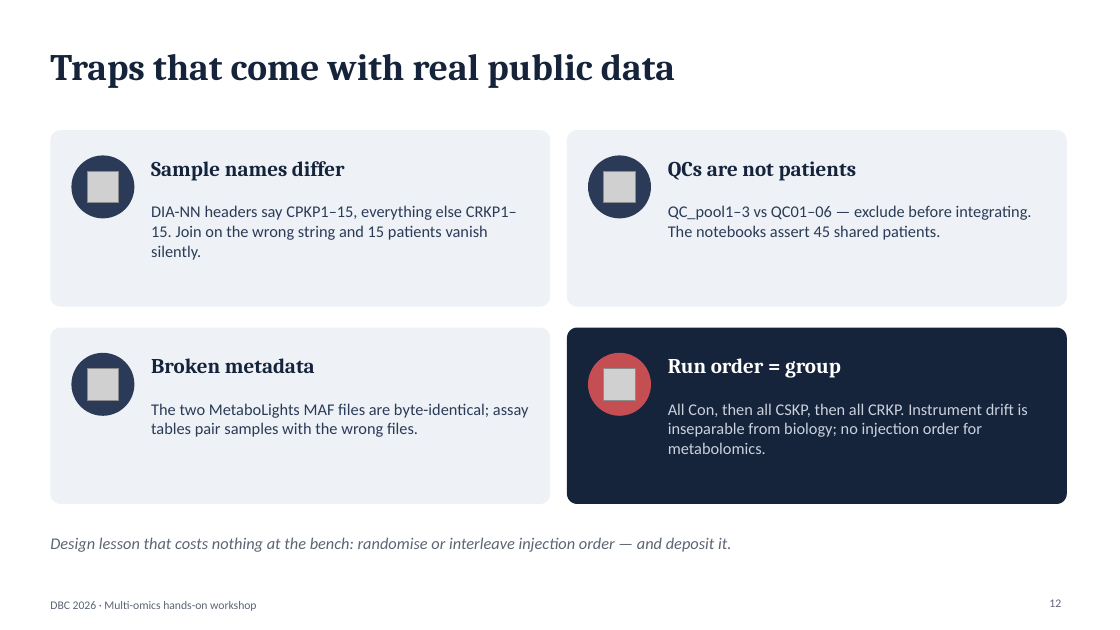
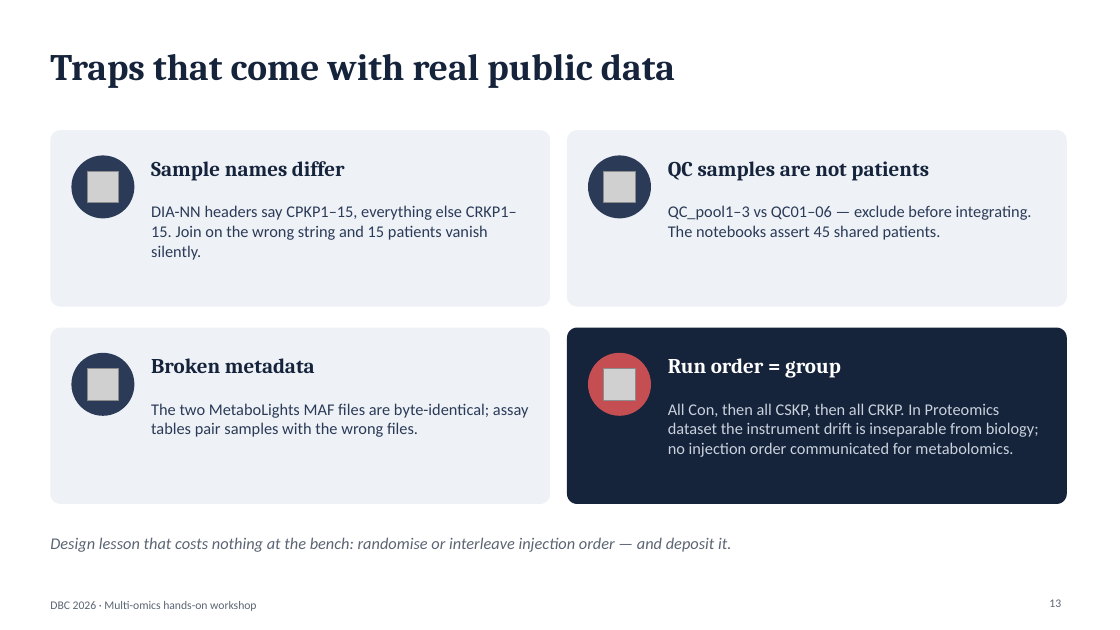
Before and after one commit to biosustain/dsp_multiomics_workshop, a slide deck: slide 13 of slides/01_workshop_introduction.pptx (slide 12 before the commit). Drawn at 1120x630 pixels with LibreOffice and Linux fonts; fonts in the diff are those of the drawing; grey boxes stand for pictures. Boxes give left, top, right and bottom in pixels: in the first picture for what was removed or moved away, otherwise in the second. Text is boxed around its words. In the diff, an @@ line names an element or a change of style, - is before the commit and + after.

```diff
--- a/slides/01_workshop_introduction.pptx
+++ b/slides/01_workshop_introduction.pptx
@@ text at [668,161,929,181]: text changed @@
-QCs are not patients
+QC samples are not patients
@@ text at [668,403,1039,457]: text changed @@
-All Con, then all CSKP, then all CRKP. Instrument drift is inseparable from biology; no injection order for metabolomics.
+All Con, then all CSKP, then all CRKP. In Proteomics dataset the instrument drift is inseparable from biology; no injection order communicated for metabolomics.
```
Also in this commit, not shown: 15 other slides changed, 9 slides added, 2 slides removed, 1 other file.
